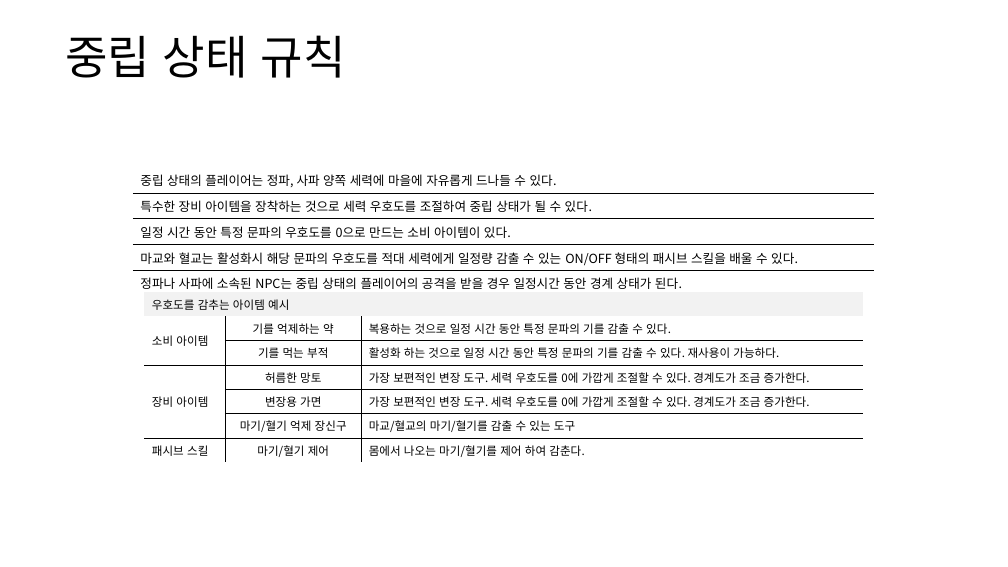
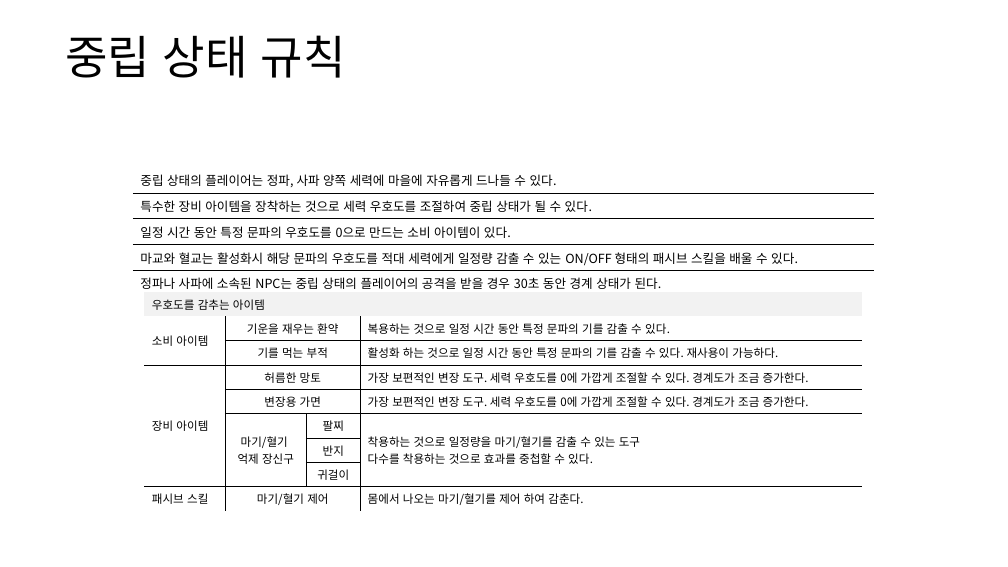
Before and after one commit to yjk0401/unityenginebasic_9th, a slide deck: slide 8 of 기획/방랑엽사전/세력 시스템 기획서.pptx (slide 9 before the commit). Drawn at 1008x567 pixels with LibreOffice and Linux fonts; fonts in the diff are those of the drawing. Boxes give left, top, right and bottom in pixels: in the first picture for what was removed or moved away, otherwise in the second. Text is boxed around its words. In the diff, an @@ line names an element or a change of style, - is before the commit and + after.

```diff
--- a/기획/방랑엽사전/세력 시스템 기획서.pptx
+++ b/기획/방랑엽사전/세력 시스템 기획서.pptx
@@ table at [133, 167, 875, 293] @@
-row 5, column 1: 정파나 사파에 소속된 NPC는 중립 상태의 플레이어의 공격을 받을 경우 일정시간 동안 경계 상태가 된다.
+row 5, column 1: 정파나 사파에 소속된 NPC는 중립 상태의 플레이어의 공격을 받을 경우 30초 동안 경계 상태가 된다.
@@ table at [144, 292, 862, 509] @@
-우호도를 감추는 아이템 예시 |  | 
-소비 아이템 | 기를 억제하는 약 | 복용하는 것으로 일정 시간 동안 특정 문파의 기를 감출 수 있다.
- | 기를 먹는 부적 | 활성화 하는 것으로 일정 시간 동안 특정 문파의 기를 감출 수 있다. 재사용이 가능하다.
-장비 아이템 | 허름한 망토 | 가장 보편적인 변장 도구. 세력 우호도를 0에 가깝게 조절할 수 있다. 경계도가 조금 증가한다.
- | 변장용 가면 | 가장 보편적인 변장 도구. 세력 우호도를 0에 가깝게 조절할 수 있다. 경계도가 조금 증가한다.
- | 마기/혈기 억제 장신구 | 마교/혈교의 마기/혈기를 감출 수 있는 도구
-패시브 스킬 | 마기/혈기 제어 | 몸에서 나오는 마기/혈기를 제어 하여 감춘다.
+우호도를 감추는 아이템 |  |  | 
+소비 아이템 | 기운을 재우는 환약 |  | 복용하는 것으로 일정 시간 동안 특정 문파의 기를 감출 수 있다.
+ | 기를 먹는 부적 |  | 활성화 하는 것으로 일정 시간 동안 특정 문파의 기를 감출 수 있다. 재사용이 가능하다.
+장비 아이템 | 허름한 망토 |  | 가장 보편적인 변장 도구. 세력 우호도를 0에 가깝게 조절할 수 있다. 경계도가 조금 증가한다.
+ | 변장용 가면 |  | 가장 보편적인 변장 도구. 세력 우호도를 0에 가깝게 조절할 수 있다. 경계도가 조금 증가한다.
+ | 마기/혈기 / 억제 장신구 | 팔찌 | 착용하는 것으로 일정량을 마기/혈기를 감출 수 있는 도구 / 다수를 착용하는 것으로 효과를 중첩할 수 있다.
+ |  | 반지 | 
+ |  | 귀걸이 | 
+패시브 스킬 | 마기/혈기 제어 |  | 몸에서 나오는 마기/혈기를 제어 하여 감춘다.
```
Also in this commit, not shown: 4 other slides changed, 1 slide removed, 4 other files.
